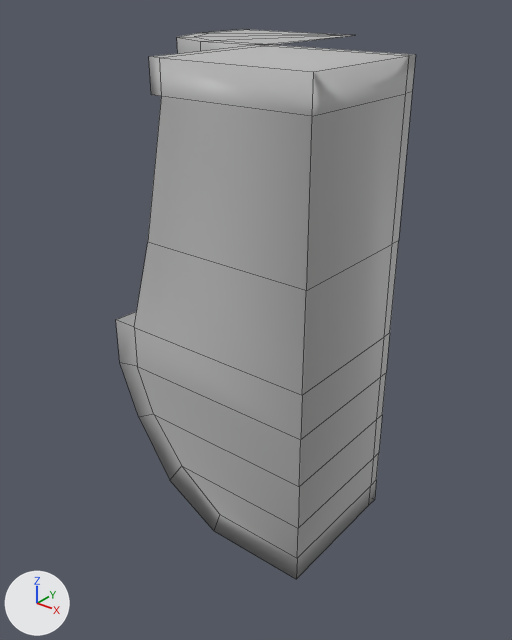
Before and after pictures for a commit that changed the FBX model Assets/Assets/NewAssets/EnvironmentPrision/Floor_Base_Corner_Two_ASSET.fbx.
Before and after are seen from a 50 mm lens placed at (45.3, 30.0, 1.8), pointed at (28.5, 50.9, -11.2). Arrows for +X, +Y and +Z are at lower left; the lights stay in place. Mesh edges are drawn as thin lines. Where no turn or scale is listed for an object, it has been applied to the vertices.

In view in the first picture: 'Floor_Base_Corner_Two_ASSET'.
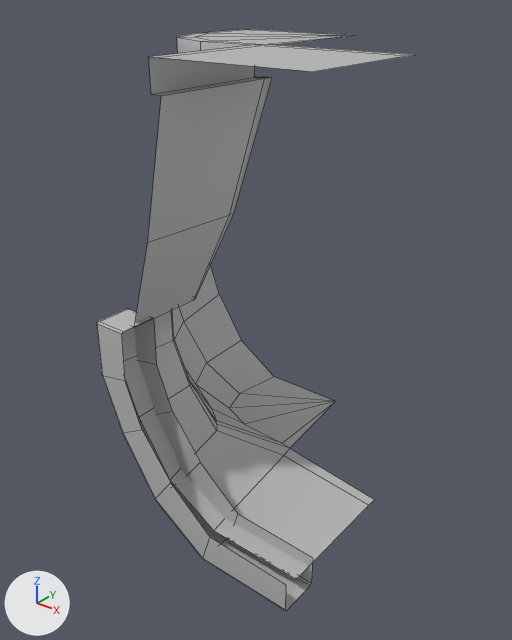
Where the newer file only moved an object's origin or applied its transform, the numbers keep the older frame.

Pixel boxes [x1, y1, x2, y2] of what changed, in the pictures (512 x 640 px):
'Floor_Base_Corner_Two_ASSET', reshaped: before [116, 29, 416, 579]; after [96, 29, 413, 611]
part 1 of me_mesh, added: after [96, 308, 312, 611]
part 2 of me_mesh, deleted: before [116, 44, 416, 579]

The change in detail:
me_mesh is used by ob_floor_base_corner_two_asset; location (27.35, 51.43, -9.22).
me_mesh had 117 vertices, 113 faces and spanned x -7.2..7.2, y -5.6..5.6, z -8.8..8.8.
me_mesh now has 132 vertices, 112 faces and spans x -7.2..7.3, y -6.4..5.6, z -9.5..8.8.
me_mesh part 1: a new loose piece of 40 vertices spanning x -1.8..7.3, y -6.4..-4.8, z -9.5..-0.7, in mat_lambert1 (grey #bcbcbc).
Part 2, on me_mesh:
25 vertices are removed from x -0.6..7.2, y -5.6..0.0, z -7.6..7.7.
32 faces are deleted.
